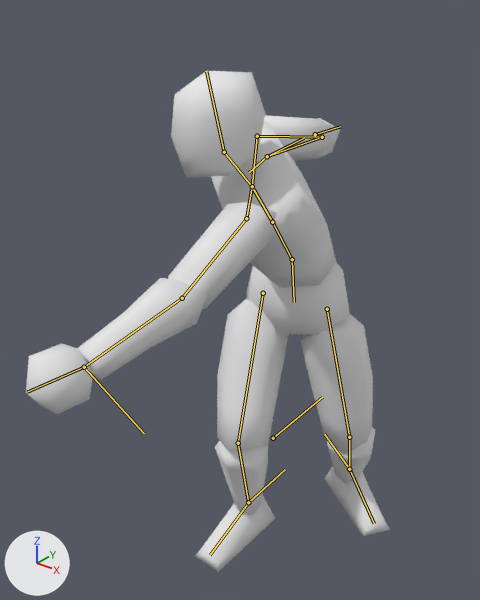
What one commit did to the Blender file Development/Applications/TienTest/data/TienTest/models/dude/testgastje.blend.
Rendered twice from a camera (50 mm lens) standing at (4.18, -6.45, 7.35) and looking at (-0.09, -1.11, 4.04). Every picture has the same lights, and +X, +Y and +Z are marked at lower left. Both versions are drawn at frame 12 of the action 'attack'; the numbers are the values there. The bones that bend it are drawn over the model as lines.
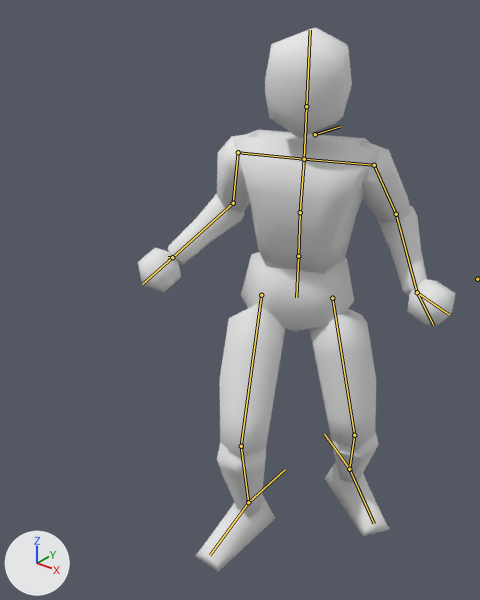
Where the change shows, as pixel boxes (x1, y1, x2, y2) in the pictures (480 x 600 px):
'Cube', posed (13% narrower, 9% taller)
    before: (26, 71, 390, 572)
    after: (138, 27, 456, 572)
bone 'hipbone', root to tip
    before: (292, 259) to (294, 302)
    after: (298, 256) to (296, 297)
bone 'lowerspine', root to tip
    before: (292, 259) to (272, 222)
    after: (298, 256) to (300, 212)
bone 'upperspine', root to tip
    before: (272, 222) to (252, 186)
    after: (300, 212) to (304, 159)
bone 'shoulder_L', root to tip
    before: (252, 186) to (246, 218)
    after: (304, 159) to (374, 165)
bone 'shoulder_R', root to tip
    before: (252, 186) to (257, 136)
    after: (304, 159) to (238, 152)
bone 'head', root to tip
    before: (224, 152) to (206, 71)
    after: (306, 106) to (310, 30)
bone 'arm_IK_L', root to tip
    before: (84, 367) to (144, 433)
    after: (417, 292) to (433, 325)
bone 'arm_IK_R', root to tip
    before: (267, 156) to (304, 138)
    after: (172, 257) to (168, 257)

Diff of the bpy script that builds the scene:
```diff
--- a/Development/Applications/TienTest/data/TienTest/models/dude/testgastje.blend.py
+++ b/Development/Applications/TienTest/data/TienTest/models/dude/testgastje.blend.py
@@ bone_elbowtarget_l @@
 bone_elbowtarget_l = bpy.data.objects['Armature'].pose.bones['elbowtarget_L']  # child of 'Base'
-bone_elbowtarget_l.location = (-0.1, -5.41, -1.27)
+bone_elbowtarget_l.location = (-0.73, 1.35, -2.32)
@@ bone_hipbone @@
 bone_hipbone = bpy.data.objects['Armature'].pose.bones['hipbone']  # child of 'Base'
-bone_hipbone.location = (0.0, 0.32, 0.1)
-bone_hipbone.rotation_quaternion = (0.998, 0.0, -0.066, -0.011)  # degrees (0, -8, -1)
+bone_hipbone.location = (0.0, 0.35, -0.04)
+bone_hipbone.rotation_quaternion = (0.96, 0.0, -0.275, -0.047)  # degrees (2, -32, -6)
@@ bone_lowerspine @@
 bone_lowerspine = bpy.data.objects['Armature'].pose.bones['lowerspine']  # child of 'hipbone'
-bone_lowerspine.rotation_quaternion = (0.899, 0.256, -0.355, -0.025)  # degrees (38, -39, -17)
+bone_lowerspine.rotation_quaternion = (0.969, 0.113, 0.216, -0.044)  # degrees (13, 25, -2)
@@ bone_upperspine @@
 bone_upperspine = bpy.data.objects['Armature'].pose.bones['upperspine']  # child of 'lowerspine'
-bone_upperspine.rotation_quaternion = (0.989, 0.111, -0.001, -0.099)  # degrees (13, 1, -11)
+bone_upperspine.rotation_quaternion = (1.0, 0.0, 0.0, 0.0)  # degrees (0, 0, 0)
@@ bone_shoulder_l @@
 bone_shoulder_l = bpy.data.objects['Armature'].pose.bones['shoulder_L']  # child of 'upperspine'
-bone_shoulder_l.rotation_quaternion = (0.968, 0.238, 0.003, -0.061)  # degrees (28, 2, -7)
+bone_shoulder_l.rotation_quaternion = (1.0, 0.0, 0.0, 0.0)  # degrees (0, 0, 0)
@@ bone_shoulder_r @@
 bone_shoulder_r = bpy.data.objects['Armature'].pose.bones['shoulder_R']  # child of 'upperspine'
-bone_shoulder_r.rotation_quaternion = (0.989, -0.05, -0.022, -0.137)  # degrees (-5, -3, -16)
+bone_shoulder_r.rotation_quaternion = (1.0, 0.0, 0.0, 0.0)  # degrees (0, 0, 0)
@@ bone_head @@
 bone_head = bpy.data.objects['Armature'].pose.bones['head']  # child of 'neck'
-bone_head.rotation_quaternion = (0.948, 0.238, 0.042, -0.207)  # degrees (26, 10, -22)
+bone_head.rotation_quaternion = (1.0, 0.0, 0.0, 0.0)  # degrees (0, 0, 0)
@@ bone_arm_ik_l @@
 bone_arm_ik_l = bpy.data.objects['Armature'].pose.bones['arm_IK_L']
-bone_arm_ik_l.location = (-0.38, -1.52, 2.82)
-bone_arm_ik_l.rotation_quaternion = (0.643, -0.464, -0.524, -0.312)  # degrees (-85, -74, 18)
+bone_arm_ik_l.location = (-1.01, -0.36, 0.04)
+bone_arm_ik_l.rotation_quaternion = (0.81, -0.556, -0.108, -0.154)  # degrees (-68, -20, -8)
@@ bone_arm_ik_r @@
 bone_arm_ik_r = bpy.data.objects['Armature'].pose.bones['arm_IK_R']
-bone_arm_ik_r.location = (0.69, -0.08, 0.16)
-bone_arm_ik_r.rotation_quaternion = (0.899, -0.311, -0.067, 0.303)  # degrees (-37, 4, 36)
+bone_arm_ik_r.location = (0.88, -0.31, 0.07)
+bone_arm_ik_r.rotation_quaternion = (0.931, -0.304, -0.007, 0.202)  # degrees (-35, 6, 22)
```
